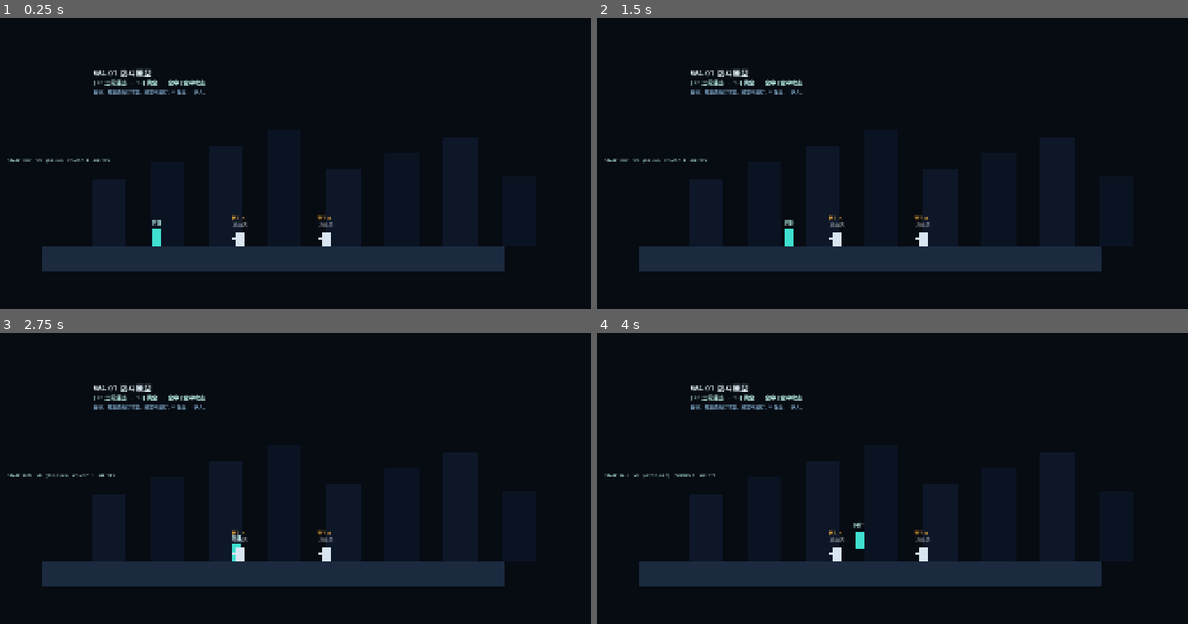
Above: before the commit, frames 1-4 (two rows, left to right).
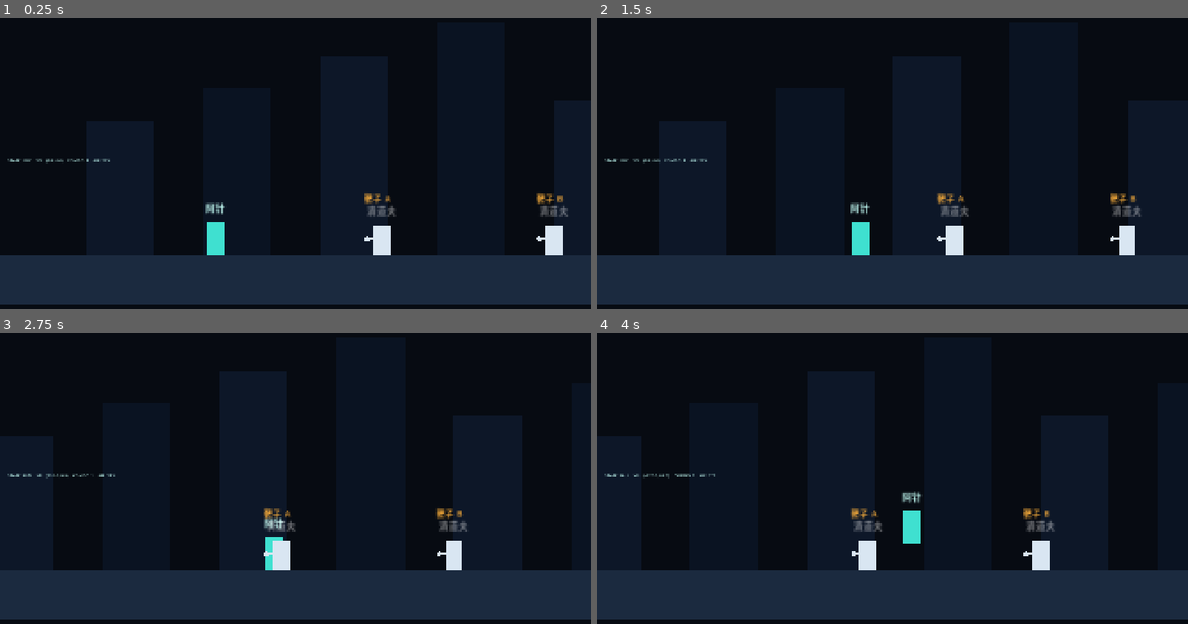
Above: after the commit, the same moments.

Repository: EthanZmr/SEAMLESS
Game: Godot game, scene res://scenes/prototype/combat_prototype.tscn
Two runs of this game, one before a commit and one after it. Both use one fixed random seed, a clock stepped at 60 frames per second and the inputs below. This scene is started directly instead of the project's main scene.
Inputs (mouse positions are in pixels of both pictures, inside the frame that each line leads up to):
- Up to frame 1 (0.25 s): no input
- Up to frame 2 (1.5 s): tap Enter at 0.5 s; move the mouse to (1022, 134) at 0.52 s; hold D (move_right) 0.53-1.28 s; hold J (attack) 0.53-1.28 s; click (1022, 134) at 0.67 s; tap Space (jump) at 0.77 s; move the mouse to (774, 169) at 1.27 s; hold S (move_down) from 1.28 s (still down); tap I (choice_stitch) at 1.35 s
- Up to frame 3 (2.75 s): tap Space (jump) at 1.52 s; move the mouse to (354, 394) at 2.02 s; release S (move_down) at 2.03 s; hold D (move_right) from 2.03 s (still down); tap U (choice_unpick) at 2.1 s
- Up to frame 4 (4 s): move the mouse to (862, 533) at 2.77 s; release D (move_right) at 2.78 s; hold W (move_up) 2.78-3.53 s; tap Shift (dash) at 2.85 s; click (862, 533) at 2.92 s; tap Space (jump) at 3.02, 3.77 s; move the mouse to (1069, 516) at 3.52 s; hold A (move_left) from 3.53 s (still down); hold H (hook) from 3.53 s (still down)

The runs differ from the first frame. In frame 1, 17% of the frame differs, in the area x 0-100%, y 17-99%; in frame 2, 17%; in frame 3, 17%; in frame 4, 17%.

Commit message:
feat(camera): 角色尺度定稿，相机基础缩放 2.0（ADR-013）
Co-Authored-By: Claude Opus 5.5 <noreply@anthropic.com>

Diff:
--- a/05_游戏工程/scripts/camera/game_camera.gd
+++ b/05_游戏工程/scripts/camera/game_camera.gd
@@ -8,6 +8,8 @@
 @export var shake_decay := 2.4
 @export var shake_max_offset := Vector2(16.0, 10.0)
 @export var shake_max_roll := 0.06
+## 基础缩放：世界高 64 的角色在 1920×1080 内部分辨率下显示 128px（尺度约定见 01_GDD/09）。
+@export var base_zoom := 2.0
 
 var target: Node2D
 var trauma := 0.0
@@ -39,13 +41,13 @@
 		offset = Vector2(
 			sin(_shake_time * 37.0) * shake_max_offset.x,
 			sin(_shake_time * 53.0 + 1.3) * shake_max_offset.y
-		) * amount
+		) * amount / base_zoom  # offset 是世界单位；除以缩放，屏幕震幅保持 W5-01 定稿值
 		rotation = sin(_shake_time * 23.0 + 0.7) * shake_max_roll * amount
 	else:
 		offset = Vector2.ZERO
 		rotation = 0.0
 	punch_strength = move_toward(punch_strength, 0.0, 0.30 * delta)
-	zoom = Vector2.ONE * (1.0 - punch_strength)
+	zoom = Vector2.ONE * base_zoom * (1.0 - punch_strength)
 
 
 func shake(amount: float) -> void:
Not shown, changed: 01_GDD/04_ADR.md
Not shown, changed: 01_GDD/08_主角形象与动作系统_v0.1.md
Not shown, added: 01_GDD/09_角色与世界尺度_v1.0.md
Not shown, changed: 03_美术/16_赛璐璐风格规范_v0.1.md
Not shown, added: 06_测试/screenshots/SCALE_collision_fit_z2.png
Not shown, added: 06_测试/screenshots/SCALE_zoom_1_1.5_2.png
Not shown, changed: CLAUDE.md
